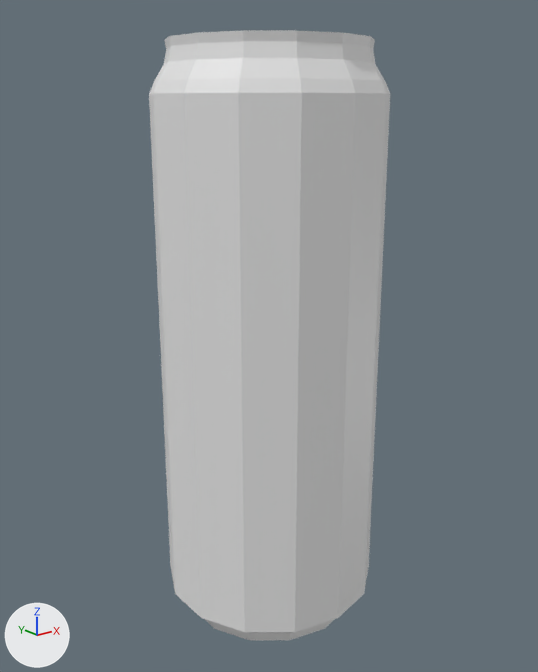
Before and after pictures for a commit that changed the FBX model media/models_X/Can.fbx.
The view is the same before and after, from a camera (50 mm lens) standing at (-0.035, -0.0436, 0.0177) and looking at (0.0001, 0.0002, 0.0002). The axes (+X, +Y, +Z) are drawn at lower left. The lights are the same throughout. Materials are left out; every surface is plain grey.

The first picture shows 'Can'.
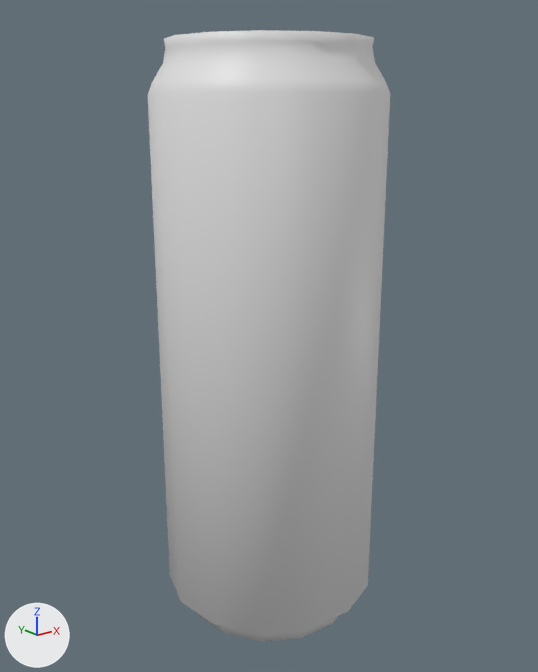
Boxes [x1, y1, x2, y2] around the edits, measured in the pictures (538 x 672 px):
'Can', turned: before [149, 30, 390, 640]; after [148, 30, 390, 642]

The change, as a list of edits to the scene's bpy script:
```text
Change me_can:
    where me_can.from_pydata(...)  # 154 vertices, 142 faces; spans x -0.84..0.84, y -0.86..0.86, z -2.27..2.19
    used by ob_can; location = (0.0, 0.0, 0.0); scale = (0.01, 0.01, 0.01)
    me_can part 1: edges marked sharp go from 280 to 0
Change ob_can:
    ob_can.rotation_euler: (0.0, 0.0, 0.0) -> (0.0, 0.0, -0.76)  # degrees (0, 0, 0) -> degrees (0, 0, -44)
```
